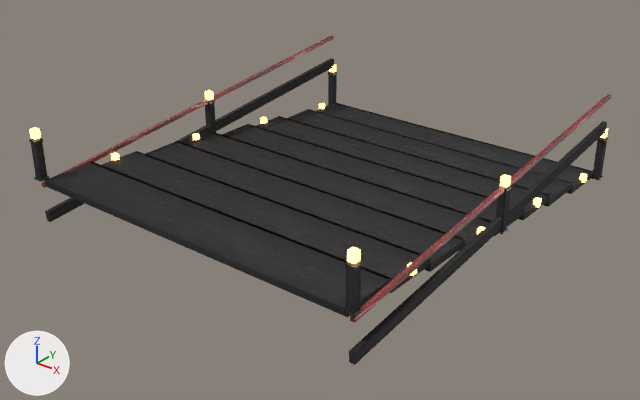
The glTF model nyanisyarud-hyakken-kaidan.glb: old version first, new version second.
The view is the same before and after, from a camera (50 mm lens) standing at (11.19, -19.69, 8.99) and looking at (-0.07, -5.62, 0.26). The lights are fixed; the arrows at lower left show +X, +Y and +Z. The picture after the commit comes second. Where no turn or scale is listed for an object, it has been applied to the vertices.

Script lines for the objects in view, before the commit:
```python
ob_handrail_4_1 = bpy.data.objects.new('handrail_4.1', me_handrail_4_1)
ob_handrail_4_1.parent = ob_module_10m_1024_root
ob_handrail_4_1.location = (4.1, -5.0, 1.575)
ob_handrail_4_1.rotation_euler = (0.105, 0.0, 0.0)  # degrees (6, 0, 0)
ob_handrail__4_1 = bpy.data.objects.new('handrail_-4.1', me_handrail__4_1)
ob_handrail__4_1.parent = ob_module_10m_1024_root
ob_handrail__4_1.location = (-4.1, -5.0, 1.575)
ob_handrail__4_1.rotation_euler = (0.105, 0.0, 0.0)  # degrees (6, 0, 0)
ob_step_7 = bpy.data.objects.new('step_7', me_step_7)
ob_step_7.location = (0.0, -9.38, 1.12)
ob_stringer_4_1 = bpy.data.objects.new('stringer_4.1', me_stringer_4_1)
ob_stringer_4_1.parent = ob_module_10m_1024_root
ob_stringer_4_1.location = (4.1, -5.0, 0.825)
ob_stringer_4_1.rotation_euler = (0.105, 0.0, 0.0)  # degrees (6, 0, 0)
ob_stringer__4_1 = bpy.data.objects.new('stringer_-4.1', me_stringer__4_1)
ob_stringer__4_1.parent = ob_module_10m_1024_root
ob_stringer__4_1.location = (-4.1, -5.0, 0.825)
ob_stringer__4_1.rotation_euler = (0.105, 0.0, 0.0)  # degrees (6, 0, 0)
# also in view: 'post_4.1_10' at (4.1, -10.0, 1.65); 'step_5' at (0.0, -6.88, 0.82); 'step_4' at (0.0, -5.62, 0.68); 'step_1' at (0.0, -1.88, 0.22); 'step_6' at (0.0, -8.12, 0.98)
```
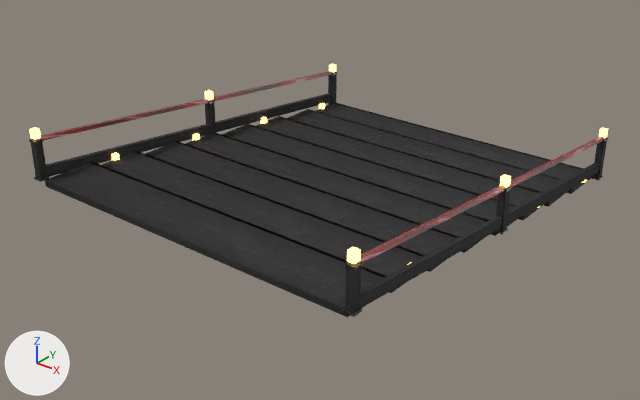
Location of each change, [x1, y1, x2, y2] in pixels of the pictures (640 x 400 px):
'stringer_4.1', turned
    before: [349, 121, 607, 365]
    after: [360, 162, 600, 308]
'stringer_-4.1', turned
    before: [45, 58, 334, 222]
    after: [46, 93, 332, 177]
'handrail_4.1', turned
    before: [350, 94, 611, 323]
    after: [360, 137, 604, 262]
'handrail_-4.1', turned
    before: [41, 35, 334, 188]
    after: [37, 71, 334, 140]

The change, as a list of edits to the scene's bpy script:
```text
Change ob_handrail__4_1:
    ob_handrail__4_1.rotation_euler: (0.105, 0.0, 0.0) -> (-0.105, 0.0, 0.0)  # degrees (6, 0, 0) -> degrees (-6, 0, 0)
Change ob_stringer__4_1:
    ob_stringer__4_1.rotation_euler: (0.105, 0.0, 0.0) -> (-0.105, 0.0, 0.0)  # degrees (6, 0, 0) -> degrees (-6, 0, 0)
Change ob_handrail_4_1:
    ob_handrail_4_1.rotation_euler: (0.105, 0.0, 0.0) -> (-0.105, 0.0, 0.0)  # degrees (6, 0, 0) -> degrees (-6, 0, 0)
Change ob_stringer_4_1:
    ob_stringer_4_1.rotation_euler: (0.105, 0.0, 0.0) -> (-0.105, 0.0, 0.0)  # degrees (6, 0, 0) -> degrees (-6, 0, 0)
```
